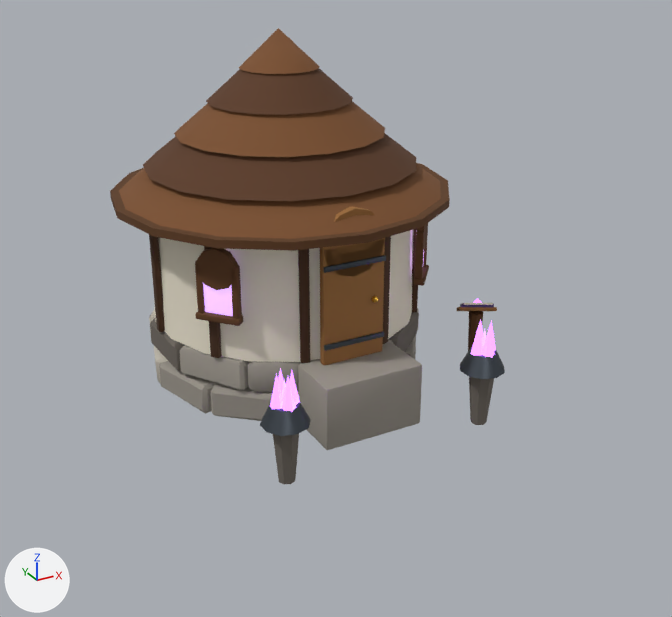
Two versions of the glTF model modele3d/export/mapa/budynek_fuzji_poz06.glb, one commit apart.
One viewpoint serves both versions: a 50 mm lens placed at (-6.14, -11.93, 7.18), pointed at (0.11, -0.57, 1.5). The axes (+X, +Y, +Z) are drawn at lower left. The lights are the same throughout. The first picture is the older version. Vertices at exactly the same position are counted once.

Names of what the first picture shows: 'budynek_fuzji_poz06'.
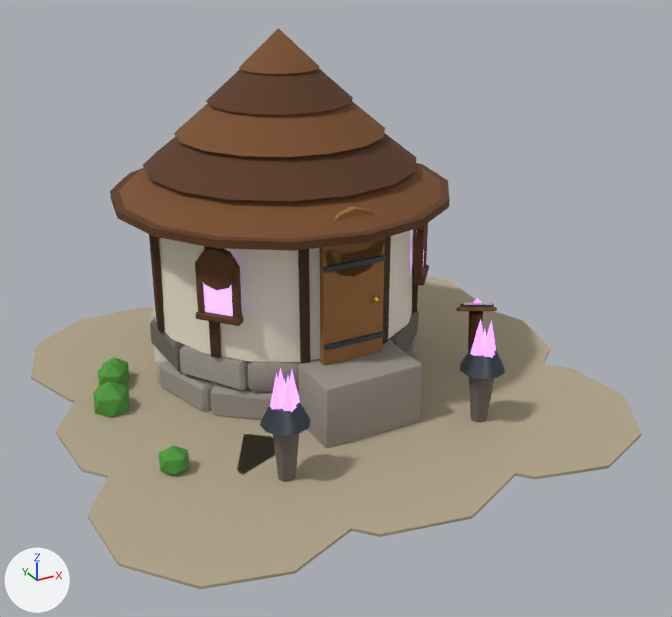
Pixel boxes [x1, y1, x2, y2] of what changed, in the pictures (672 x 617 px):
'budynek_fuzji_poz06', reshaped (54% wider, 23% taller)
    before: [110, 28, 505, 484]
    after: [31, 28, 641, 589]
part 1 of me_budynek_fuzji_poz06, added (beige)
    after: [88, 475, 351, 589]
part 2 of me_budynek_fuzji_poz06, added (beige)
    after: [56, 397, 275, 487]
part 3 of me_budynek_fuzji_poz06, added (beige)
    after: [31, 307, 178, 405]
part 4 of me_budynek_fuzji_poz06, added (beige)
    after: [237, 425, 516, 537]
part 5 of me_budynek_fuzji_poz06, added (beige)
    after: [206, 410, 318, 441]
part 6 of me_budynek_fuzji_poz06, added (beige)
    after: [408, 364, 641, 480]
part 7 of me_budynek_fuzji_poz06, added (beige)
    after: [415, 311, 550, 397]
part 8 of me_budynek_fuzji_poz06, added (beige)
    after: [416, 276, 476, 349]
part 9 of me_budynek_fuzji_poz06, added (green)
    after: [93, 383, 130, 418]
part 10 of me_budynek_fuzji_poz06, added
    after: [102, 357, 129, 379]
part 11 of me_budynek_fuzji_poz06, added
    after: [96, 381, 124, 390]
part 12 of me_budynek_fuzji_poz06, added (green)
    after: [98, 363, 128, 387]
part 13 of me_budynek_fuzji_poz06, added (green)
    after: [159, 446, 190, 475]

Diff of the bpy script that builds the scene:
```diff
--- a/modele3d/export/mapa/budynek_fuzji_poz06.glb.py
+++ b/modele3d/export/mapa/budynek_fuzji_poz06.glb.py
@@ mat_mapa_gravel @@
+mat_mapa_gravel = principled_material('mapa_gravel')
+mat_mapa_gravel.base_color = (0.451, 0.381, 0.262)  # beige #b3a68c
+mat_mapa_gravel.roughness = 0.95
@@ mat_mapa_leaves @@
+mat_mapa_leaves = principled_material('mapa_leaves')
+mat_mapa_leaves.base_color = (0.0782, 0.323, 0.0423)  # green #4f9a3a
+mat_mapa_leaves.roughness = 0.85
@@ me_budynek_fuzji_poz06 @@
 # used by ob_budynek_fuzji_poz06; location = (0.0, 0.0, 0.0)
-me_budynek_fuzji_poz06.from_pydata(...)  # 2469 vertices, 4626 faces; spans x -2.67..2.96, y -2.64..3.67, z 0.0..5.44
+me_budynek_fuzji_poz06.from_pydata(...)  # 2769 vertices, 5150 faces; spans x -4.18..4.47, y -4.22..4.19, z -0.14..5.44
+# me_budynek_fuzji_poz06 part 1: a new loose piece, a 10-sided cylinder along z spanning x -4.185..-0.761, y -4.08..-0.548, z 0.005..0.045, in mat_mapa_gravel (beige #b3a68c)
+# me_budynek_fuzji_poz06 part 2: a new loose piece, a 10-sided cylinder along z spanning x -4.052..-0.384, y -1.974..1.806, z 0.004..0.046, in mat_mapa_gravel (beige #b3a68c)
+# me_budynek_fuzji_poz06 part 3: a new loose piece, a 10-sided cylinder along z spanning x -3.995..-0.155, y 0.513..4.188, z 0.003..0.047, in mat_mapa_gravel (beige #b3a68c)
+# me_budynek_fuzji_poz06 part 4: a new loose piece, a 10-sided cylinder along z spanning x -2.127..1.806, y -4.216..-0.231, z 0.004..0.046, in mat_mapa_gravel (beige #b3a68c)
+# me_budynek_fuzji_poz06 part 5: a new loose piece, a 10-sided cylinder along z spanning x -1.986..1.628, y -1.748..1.754, z 0.003..0.047, in mat_mapa_gravel (beige #b3a68c)
+# me_budynek_fuzji_poz06 part 6: a new loose piece, a 10-sided cylinder along z spanning x 0.563..4.017, y -4.194..-0.631, z 0.003..0.047, in mat_mapa_gravel (beige #b3a68c)
+# me_budynek_fuzji_poz06 part 7: a new loose piece, a 10-sided cylinder along z spanning x 0.554..4.47, y -1.749..2.011, z 0.002..0.048, in mat_mapa_gravel (beige #b3a68c)
+# me_budynek_fuzji_poz06 part 8: a new loose piece, a 10-sided cylinder along z spanning x 0.47..4.415, y 0.068..4.076, z 0.001..0.049, in mat_mapa_gravel (beige #b3a68c)
+# me_budynek_fuzji_poz06 part 9: a new loose piece, an icosphere of 20 faces spanning x -3.41..-2.86, y 0.35..0.87, z -0.11..0.51, in mat_mapa_leaves (green #4f9a3a)
+# me_budynek_fuzji_poz06 part 10: a new loose piece, an icosphere of 20 faces spanning x -3.02..-2.58, y 1.34..1.75, z -0.05..0.45, in mat_mapa_leaves (green #4f9a3a)
+# me_budynek_fuzji_poz06 part 11: a new loose piece, an icosphere of 20 faces spanning x -3.32..-2.88, y 0.56..0.99, z -0.05..0.45, in mat_mapa_leaves (green #4f9a3a)
+# me_budynek_fuzji_poz06 part 12: a new loose piece, an icosphere of 20 faces spanning x -3.14..-2.67, y 1.11..1.56, z -0.06..0.46, in mat_mapa_leaves (green #4f9a3a)
+# me_budynek_fuzji_poz06 part 13: a new loose piece, an icosphere of 20 faces spanning x -3.08..-2.66, y -1.61..-1.21, z -0.03..0.43, in mat_mapa_leaves (green #4f9a3a)
+# other edits to the shape of me_budynek_fuzji_poz06 do not show in these pictures
 me_budynek_fuzji_poz06.materials.append(mat_mapa_stone_dark)
@@ me_budynek_fuzji_poz06 @@
 me_budynek_fuzji_poz06.materials.append(mat_mapa_paper)
+me_budynek_fuzji_poz06.materials.append(mat_mapa_gravel)  # beige #b3a68c
+me_budynek_fuzji_poz06.materials.append(mat_mapa_leaves)  # green #4f9a3a
```
